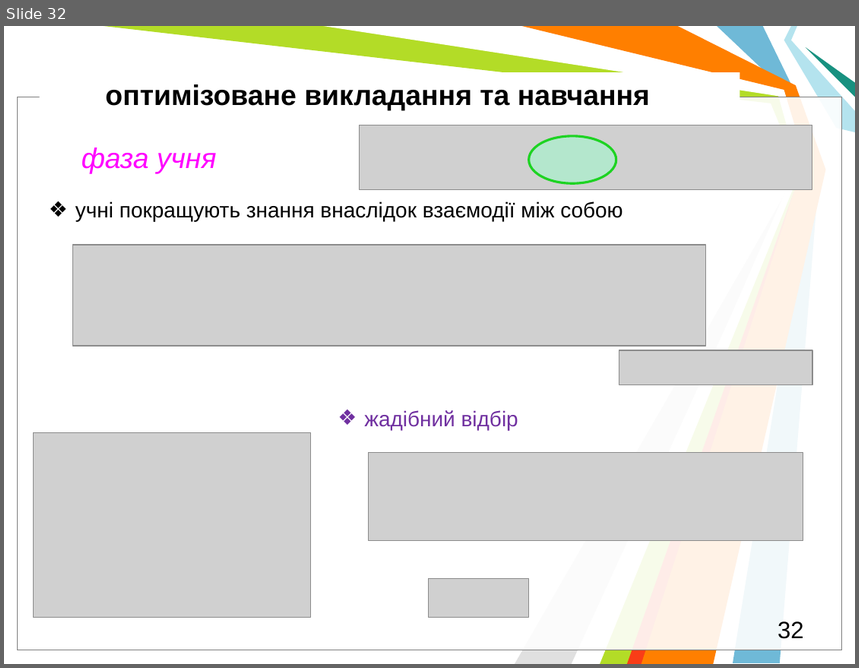
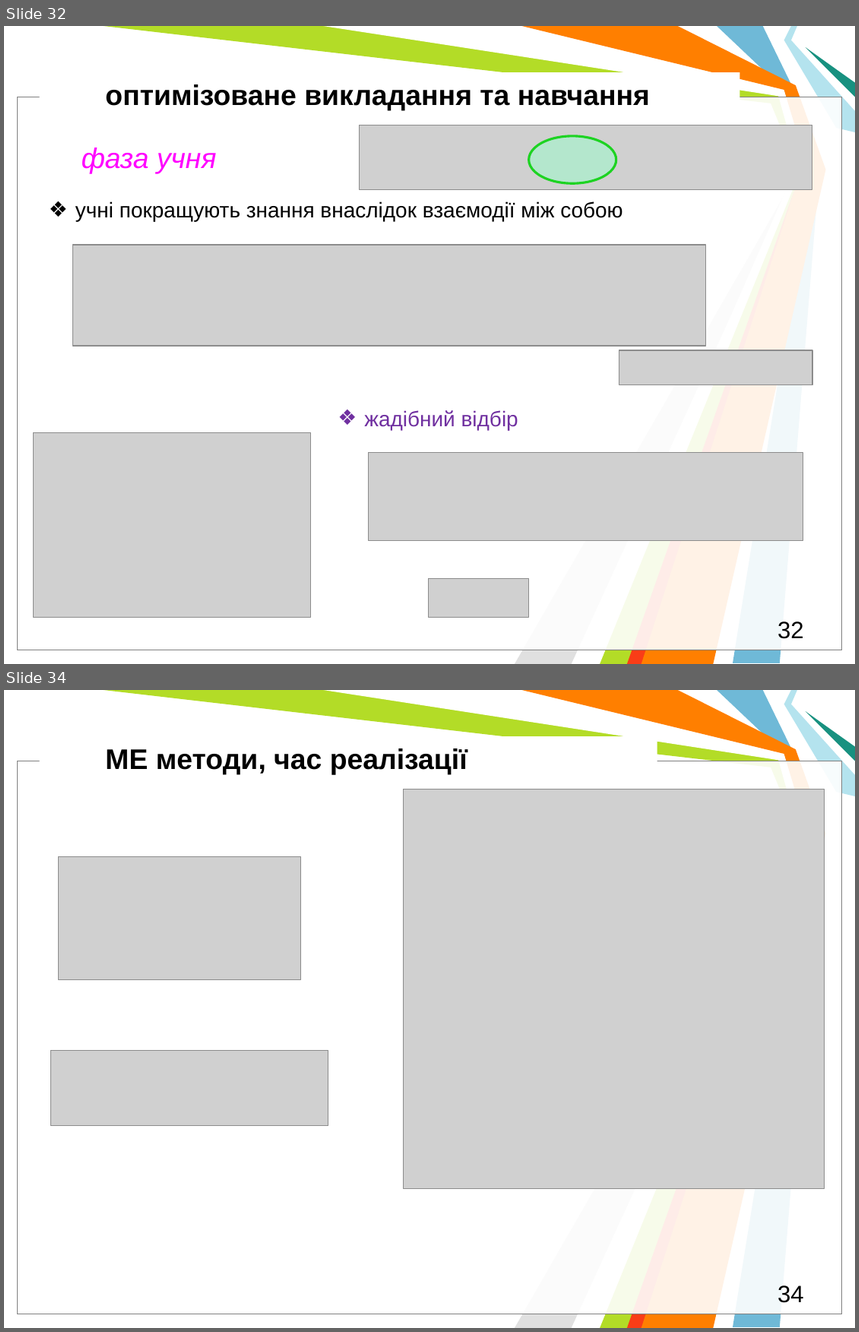
Before and after one commit to l432/NMK, a slide deck: Lecture/DAAD/DAAD_MetaH.pptm. Shown one above the other, each under a label of ours: slide 32 before the commit, slides 32 and 34 after it; the slides between them are not shown. The pictures are 859x668 and 859x1332 pixels, drawn with LibreOffice and Linux fonts; fonts in the diff are those of the drawing; grey boxes stand for pictures; background and template pictures are left out. Boxes give left, top, right and bottom in pixels: in the first picture for what was removed or moved away, otherwise in the second. Text is boxed around its words. In the diff, an @@ line names an element or a change of style, - is before the commit and + after.

```diff
--- a/Lecture/DAAD/DAAD_MetaH.pptm
+++ b/Lecture/DAAD/DAAD_MetaH.pptm
@@ slide 34 added at (4,690,855,1328), background #FFFFFF; not listed: 11 template elements that a slide beside it also shows @@
@@ text added at (105,749,468,774), 24 pt, text #000000, bold @@
+МЕ методи, час реалізації
@@ picture added at (403,789,825,1189) @@
@@ picture added at (59,857,301,980) @@
@@ picture added at (51,1051,329,1127) @@
@@ page number added at (778,1286,804,1303), 20 pt, text #000000 @@
+34
```
Also in this commit, not shown: 1 slide changed, 4 other slides added.
